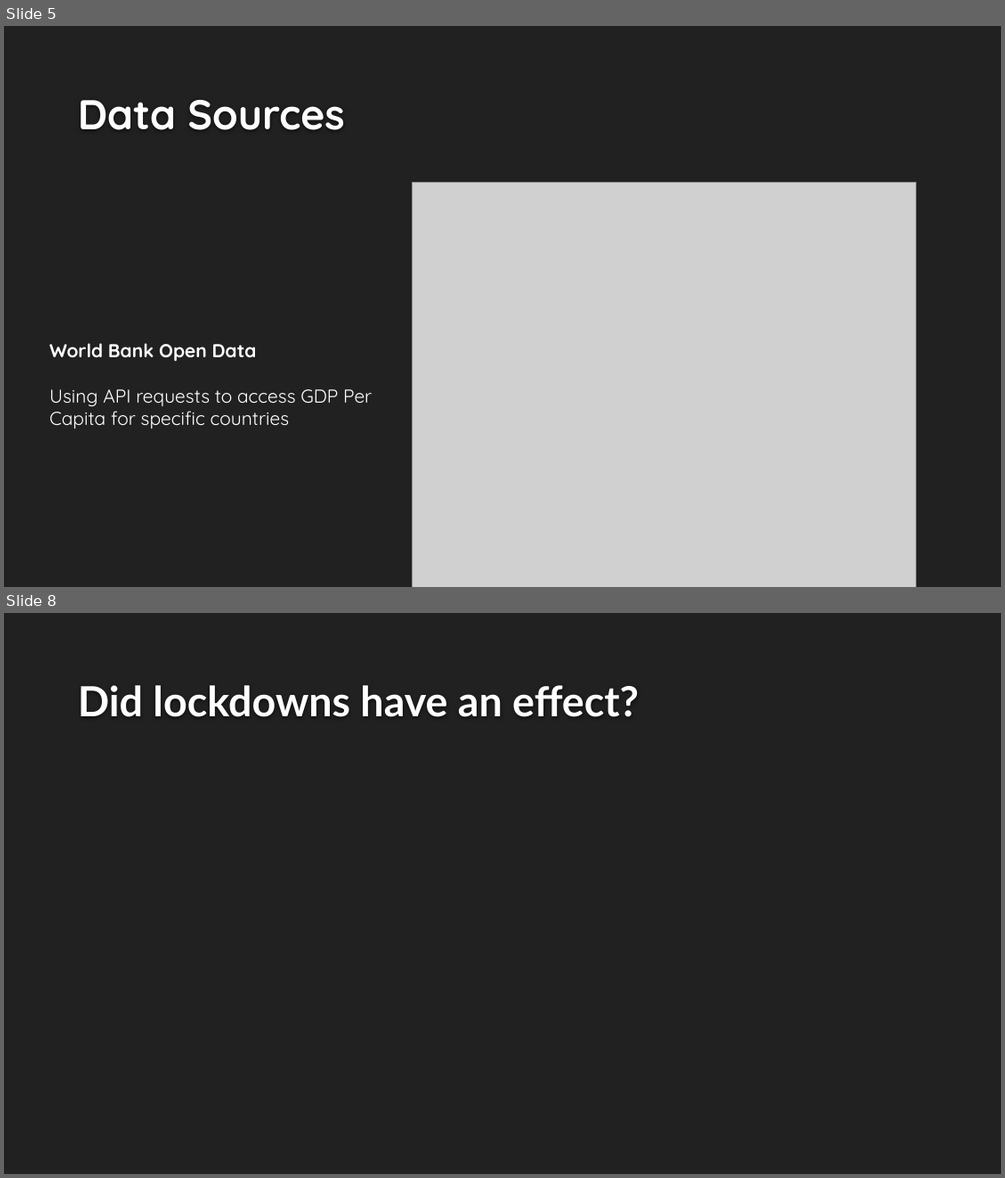
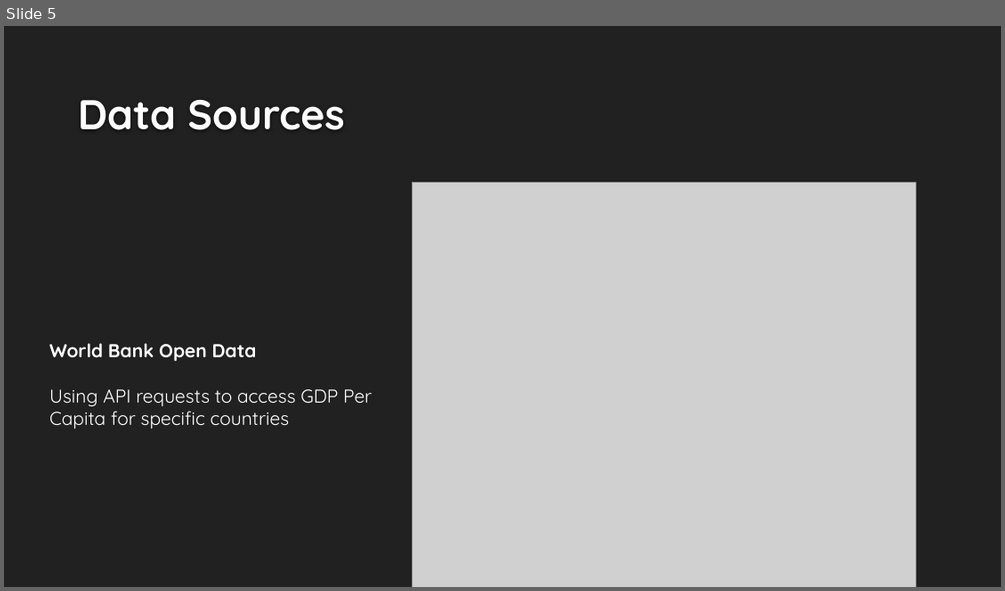
Before and after one commit to cmorrow28/project_one, a slide deck: Covid19_Presentation_Final.pptx. Shown one above the other, each under a label of ours: slides 5 and 8 before the commit, slide 5 after it; the slides between them are not shown. The pictures are 1005x1178 and 1005x591 pixels, drawn with LibreOffice and Linux fonts; fonts in the diff are those of the drawing; grey boxes stand for pictures; background and template pictures are left out. Boxes give left, top, right and bottom in pixels: in the first picture for what was removed or moved away, otherwise in the second. Text is boxed around its words. In the diff, an @@ line names an element or a change of style, - is before the commit and + after.

```diff
--- a/Covid19_Presentation_Final.pptx
+++ b/Covid19_Presentation_Final.pptx
@@ slide 8 removed at [4,613,1001,1174], background #212121 @@
@@ title removed at [78,685,639,717] @@
-Did lockdowns have an effect?
```
Also in this commit, not shown: 6 slides changed, 22 other files.
